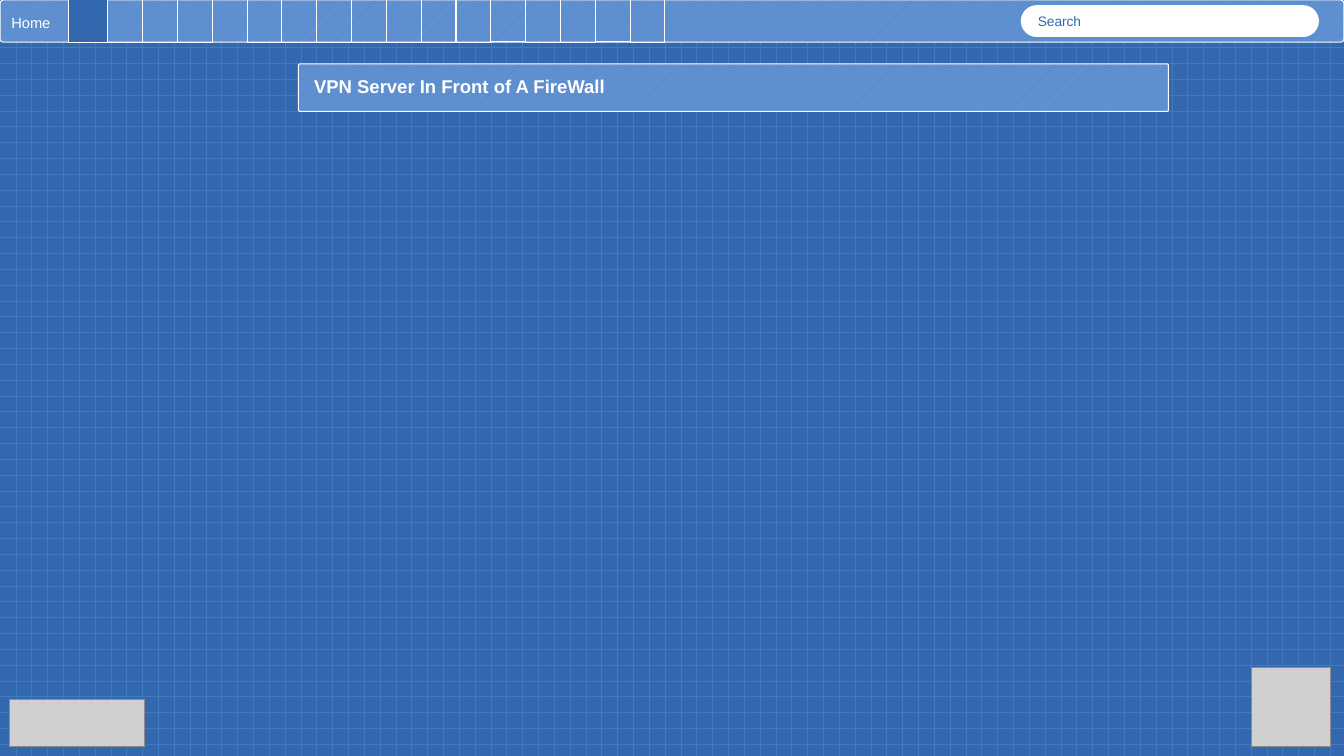
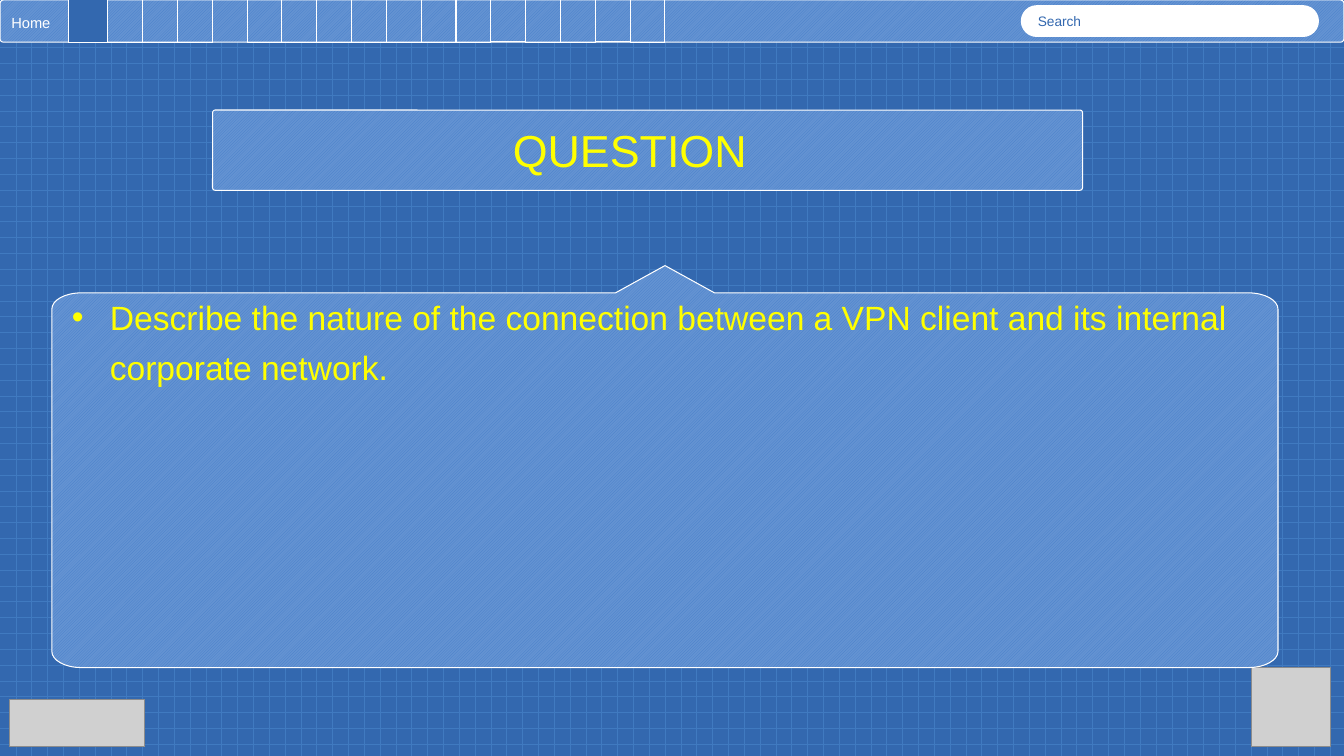
Before and after one commit to austinsonger/DataCommunicationsandNetworking-RobertMorrisUniversity, a slide deck: slide 28 of Virtual Private Networks.pptx (slide 20 before the commit). Drawn at 1344x756 pixels with LibreOffice and Linux fonts; fonts in the diff are those of the drawing; grey boxes stand for pictures. Boxes give left, top, right and bottom in pixels: in the first picture for what was removed or moved away, otherwise in the second. Text is boxed around its words. In the diff, an @@ line names an element or a change of style, - is before the commit and + after.

```diff
--- a/Virtual Private Networks.pptx
+++ b/Virtual Private Networks.pptx
@@ rounded rectangle "QUESTION": place and size @@
-rounded rectangle "QUESTION" at bbox=[298, 64, 1169, 111]
+rounded rectangle "QUESTION" at bbox=[213, 110, 1083, 191]
@@ text in rounded rectangle at bbox=[513, 135, 747, 176]: text changed; size 13.1 to 32 pt; text colour #FFFFFF to #FFFF00; bold off @@
-VPN Server In Front of A FireWall
+QUESTION
@@ freeform shape added at bbox=[51, 266, 1277, 668], fill pattern #437CC9 on #6493D2, outline #FFFFFF 0.75 pt, 24 pt, text #FFFF00 @@
+• Describe the nature of the connection between a VPN client and its internal corporate network.
```
Also in this commit, not shown: 18 other slides changed, 7 slides added, 19 slides removed, 3 other files.
